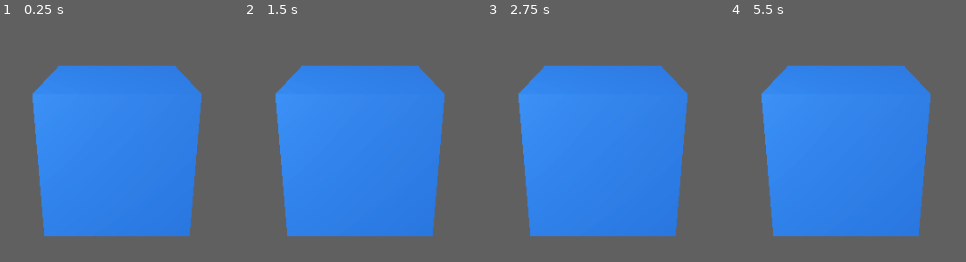
Above: before the commit, frames 1-4 (left to right).
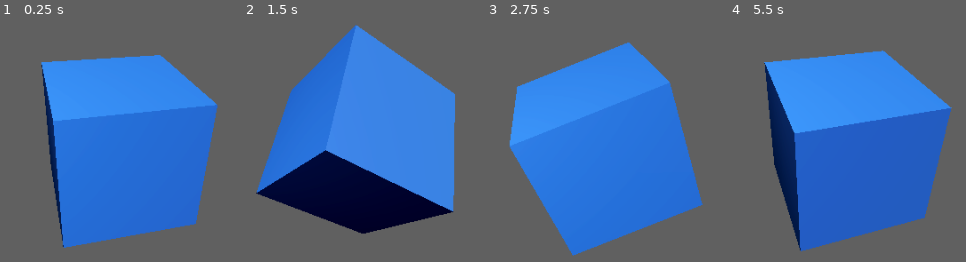
Above: after the commit, the same moments.

Repository: slangwald/godot-mcp
Game: Godot game, scene res://examples/cube/cube.tscn
Two runs of this game, one before a commit and one after it. Both use one fixed random seed, a clock stepped at 60 frames per second and the inputs below. This scene is started directly instead of the project's main scene.
Inputs:
- Up to frame 1 (0.25 s): no input
- Up to frame 2 (1.5 s): no input
- Up to frame 3 (2.75 s): no input
- Up to frame 4 (5.5 s): no input

The runs differ from the first frame. In frame 1, 11% of the frame differs, in the area x 13-92%, y 15-95%; in frame 2, 31%; in frame 3, 10%; in frame 4, 38%, in the area x 13-95%, y 13-96%.

Commit message:
Add spinning script to cube example scene
Attached via the new attach_script MCP tool during testing.

Co-Authored-By: Claude Opus 4.6 <noreply@anthropic.com>

Diff:
--- a/examples/cube/cube.tscn
+++ b/examples/cube/cube.tscn
@@ -7,6 +7,14 @@
 albedo_color = Color(0.2, 0.45, 1, 1)
 metallic = 0.3
 roughness = 0.4
+
+[sub_resource type="GDScript" id="GDScript_ou87u"]
+script/source = "extends MeshInstance3D
+
+func _process(delta: float) -> void:
+	rotate_y(delta)
+	rotate_x(delta * 0.7)
+"
 
 [sub_resource type="Environment" id="Environment_ou87u"]
 background_mode = 3
@@ -29,6 +37,7 @@
 [node name="Cube" type="MeshInstance3D" parent="." unique_id=1776724981]
 mesh = SubResource("BoxMesh_ou87u")
 surface_material_override/0 = SubResource("StandardMaterial3D_81f8m")
+script = SubResource("GDScript_ou87u")
 
 [node name="WorldEnvironment" type="WorldEnvironment" parent="." unique_id=930642289]
 environment = SubResource("Environment_ou87u")
